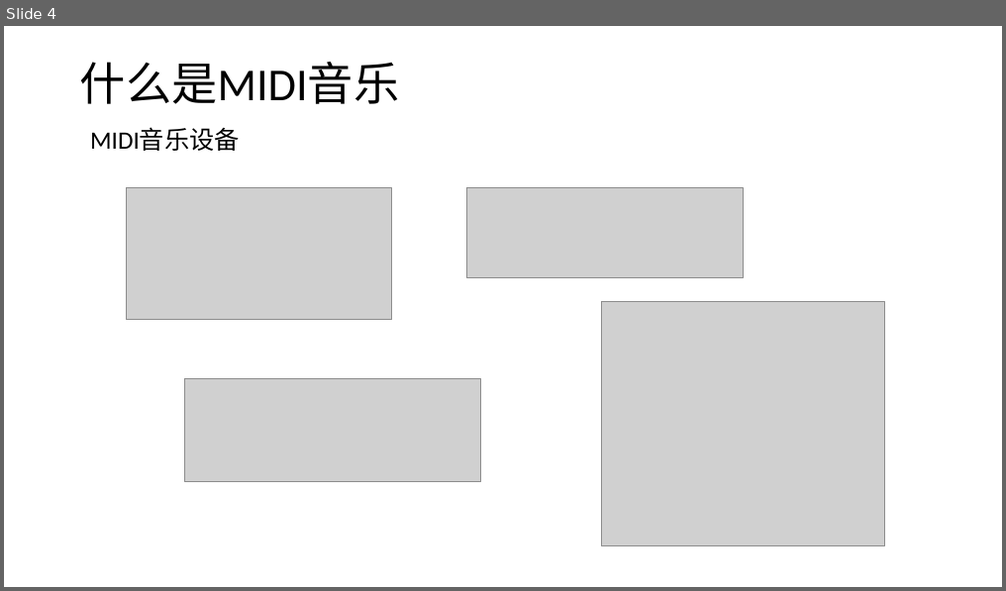
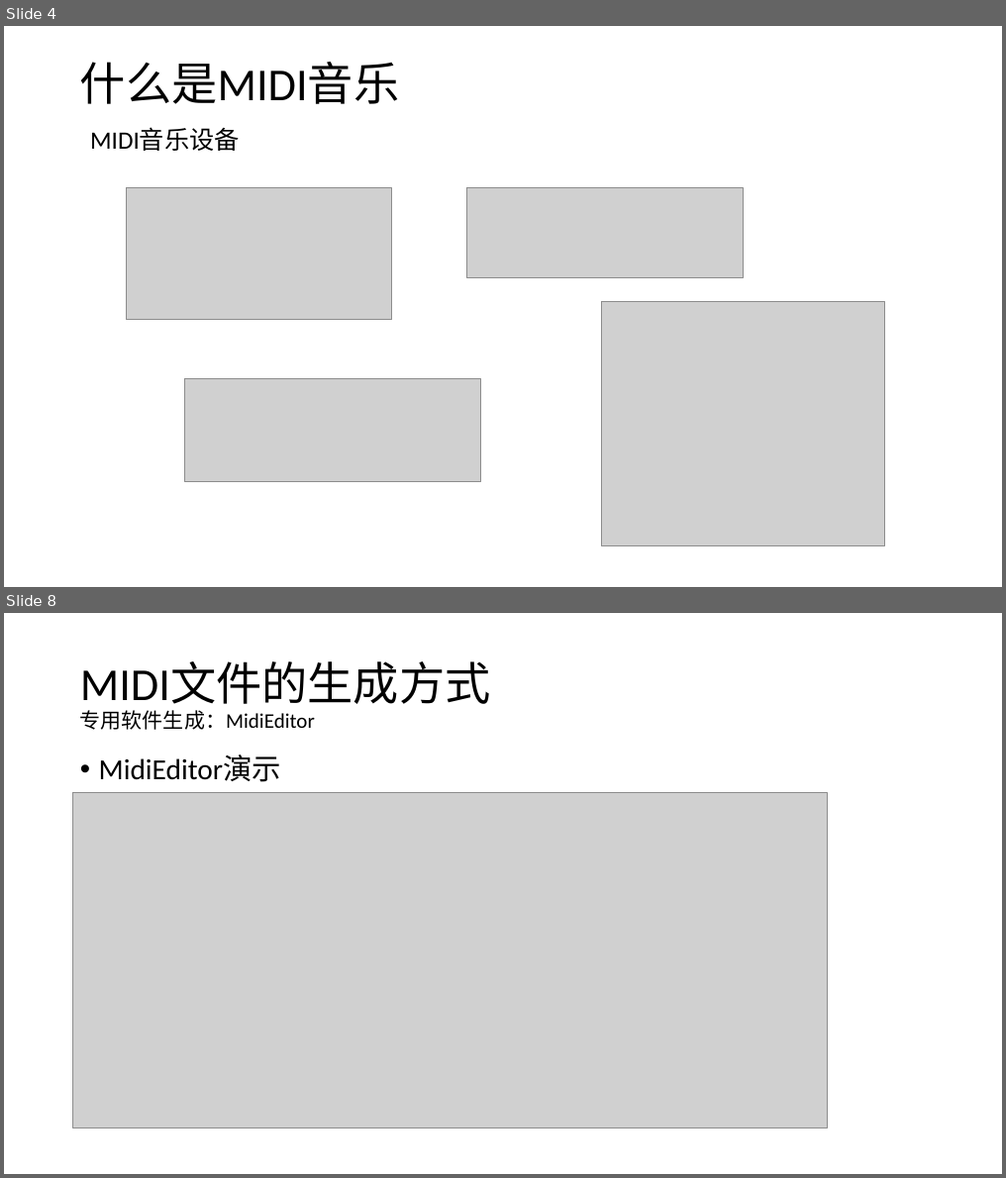
Before and after one commit to huntercao/shared_files, a slide deck: midi/docs/ppt/midi_introduction.pptx. Shown one above the other, each under a label of ours: slide 4 before the commit, slides 4 and 8 after it; the slides between them are not shown. The pictures are 1006x591 and 1006x1178 pixels, drawn with LibreOffice and Linux fonts; fonts in the diff are those of the drawing; grey boxes stand for pictures. Boxes give left, top, right and bottom in pixels: in the first picture for what was removed or moved away, otherwise in the second. Text is boxed around its words. In the diff, an @@ line names an element or a change of style, - is before the commit and + after.

```diff
--- a/midi/docs/ppt/midi_introduction.pptx
+++ b/midi/docs/ppt/midi_introduction.pptx
@@ slide 8 added at [4, 613, 1002, 1174], background #FFFFFF @@
@@ title added at [80, 663, 491, 730], 20 pt, text #000000 @@
+MIDI文件的生成方式
+专用软件生成：MidiEditor
@@ text added at [99, 756, 281, 782], 28 pt, text #000000 @@
+• MidiEditor演示
@@ picture added at [73, 793, 829, 1129] @@
```
Also in this commit, not shown: 1 slide changed, 6 other slides added.
